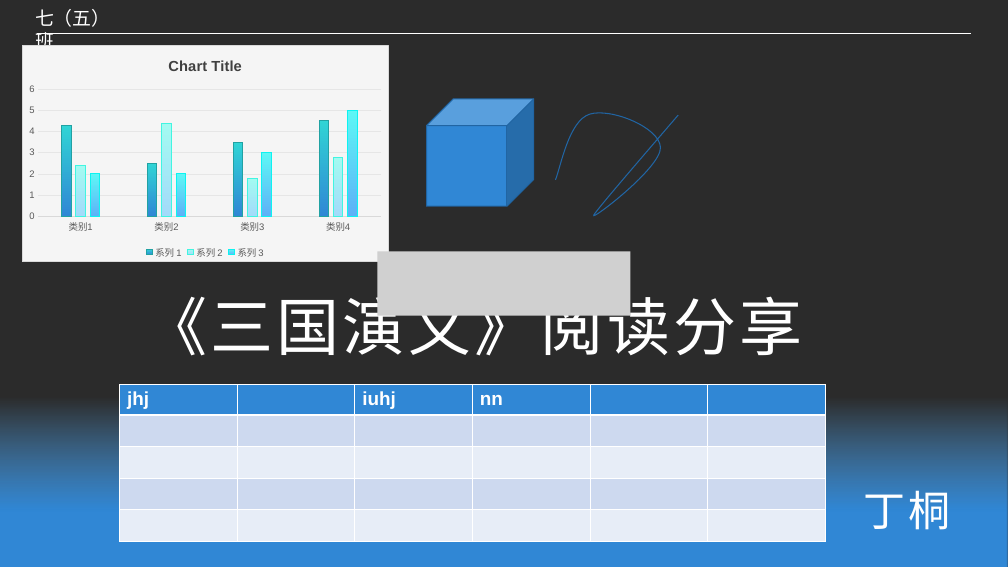
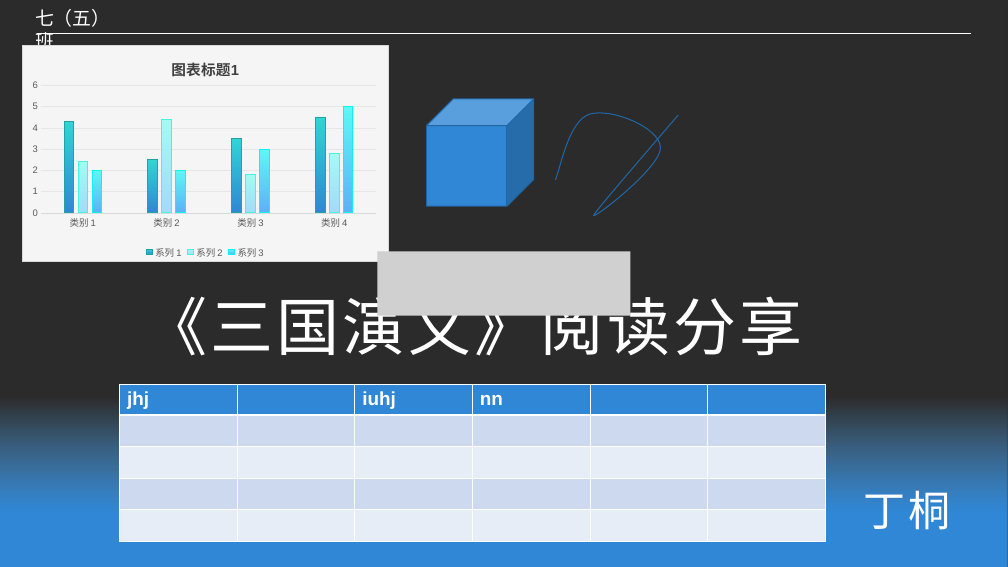
Before and after one commit to fefeding/pptx-parser, a slide deck: slide 1 of examples/3guo.pptx. Drawn at 1008x567 pixels with LibreOffice and Linux fonts; fonts in the diff are those of the drawing; grey boxes stand for pictures; background and template pictures are left out; a plain dark background stands for a picture behind light text. Boxes give left, top, right and bottom in pixels: in the first picture for what was removed or moved away, otherwise in the second. Text is boxed around its words. In the diff, an @@ line names an element or a change of style, - is before the commit and + after.

```diff
--- a/examples/3guo.pptx
+++ b/examples/3guo.pptx
@@ column chart at [22,45,389,262] @@
@@ title "图表标题1" added @@
-categories: 类别1, 类别2, 类别3, 类别4
+categories: 类别 1, 类别 2, 类别 3, 类别 4
@@ plot area changed @@
```
Also in this commit, not shown: 2 other files.
